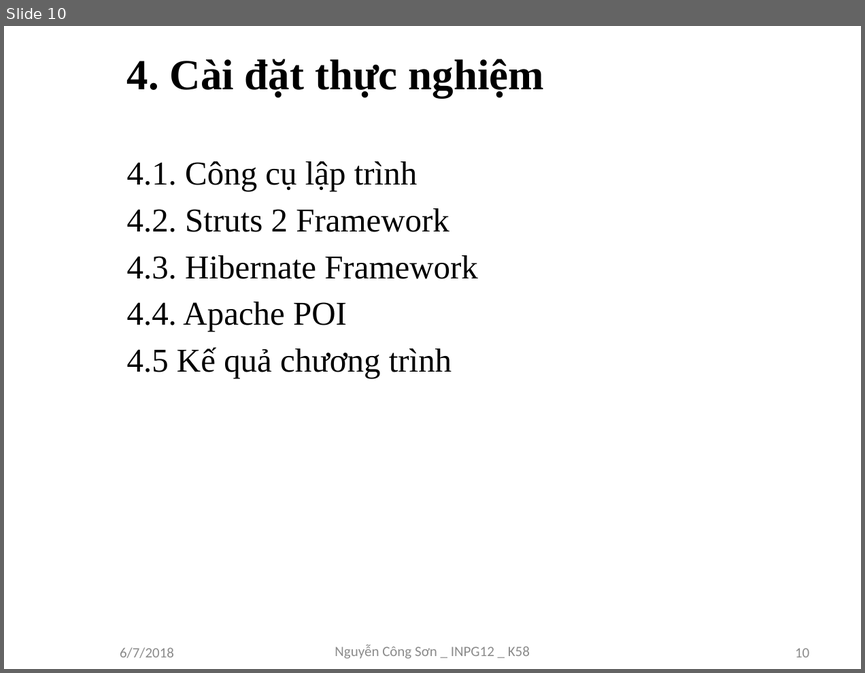
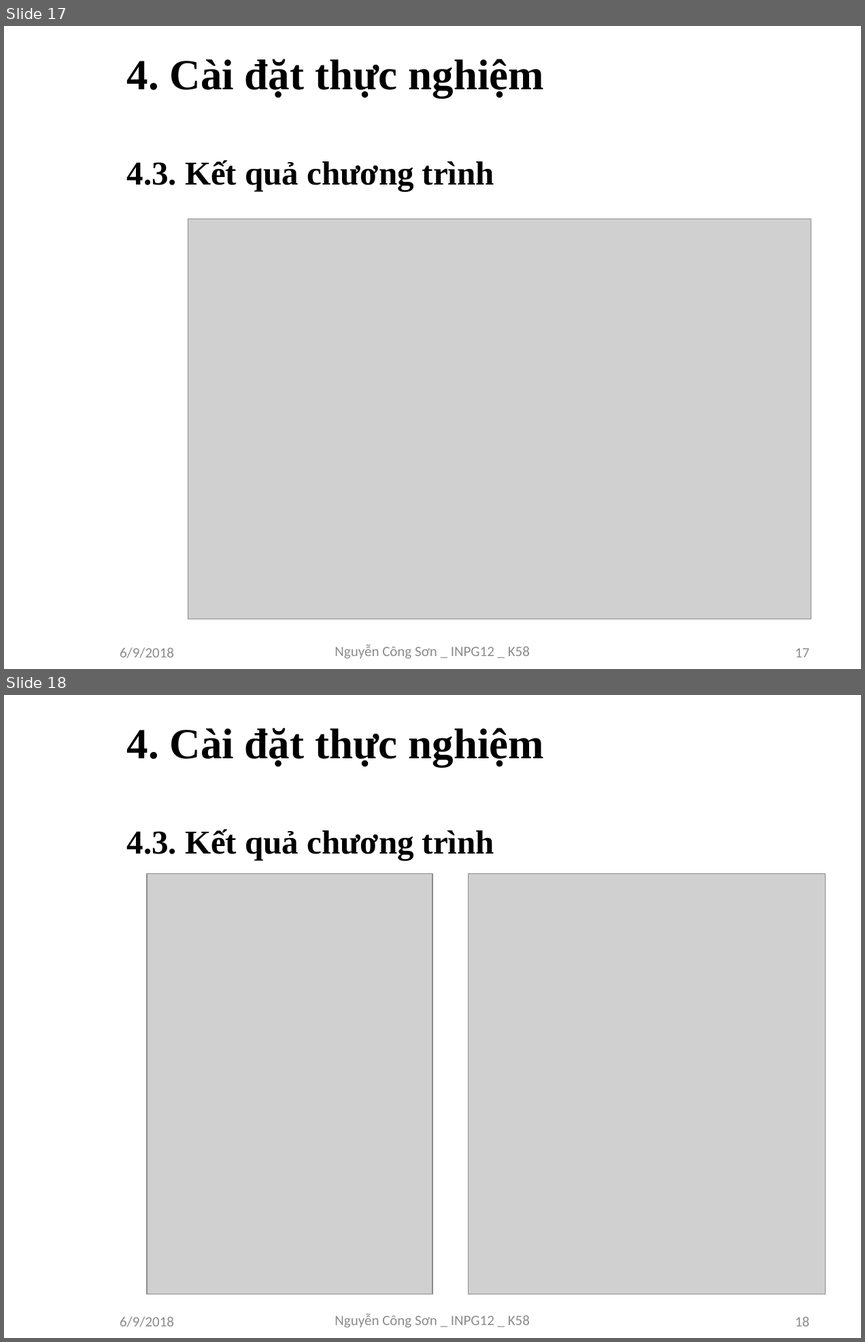
Before and after one commit to sonnc/QT5315, a slide deck: SLIDE ĐỒ ÁN TỐT NGHIỆP.pptx. Shown one above the other, each under a label of ours: slide 10 before the commit, slides 17 and 18 after it. The pictures are 865x673 and 865x1342 pixels, drawn with LibreOffice and Linux fonts; fonts in the diff are those of the drawing; grey boxes stand for pictures; background and template pictures are left out. Boxes give left, top, right and bottom in pixels: in the first picture for what was removed or moved away, otherwise in the second. Text is boxed around its words. In the diff, an @@ line names an element or a change of style, - is before the commit and + after.

```diff
--- a/SLIDE ĐỒ ÁN TỐT NGHIỆP.pptx
+++ b/SLIDE ĐỒ ÁN TỐT NGHIỆP.pptx
@@ slide 18 added at bbox=[4, 695, 861, 1338], background picture (left out) @@
@@ title added at bbox=[127, 728, 544, 766], 36 pt, text #000000, bold @@
+4. Cài đặt thực nghiệm
@@ text added at bbox=[127, 829, 494, 860], 28 pt, text #000000, bold @@
+4.3. Kết quả chương trình
@@ picture added at bbox=[147, 873, 432, 1294] @@
@@ picture added at bbox=[468, 873, 825, 1294] @@
@@ text added at bbox=[120, 1316, 174, 1327], 12 pt, text #8C8C8C @@
+6/9/2018
@@ text added at bbox=[334, 1313, 530, 1327], 12 pt, text #8C8C8C @@
+Nguyễn Công Sơn _ INPG12 _ K58
@@ page number added at bbox=[795, 1317, 809, 1326], 12 pt, text #8C8C8C @@
+18
@@ what was slide 10 is now slide 17 @@
@@ slide 17 changed as well @@
@@ text at bbox=[127, 160, 494, 191]: text changed; bold on @@
-4.1. Công cụ lập trình
-4.2. Struts 2 Framework
-4.3. Hibernate Framework
-4.4. Apache POI
-4.5 Kế quả chương trình
+4.3. Kết quả chương trình
@@ picture added at bbox=[188, 219, 811, 619] @@
@@ text at bbox=[120, 647, 174, 658]: text changed @@
-6/7/2018
+6/9/2018
@@ page number at bbox=[795, 648, 809, 657]: text changed @@
-10
+17
```
Also in this commit, not shown: 12 other slides changed, 8 other slides added, 10 other files.
